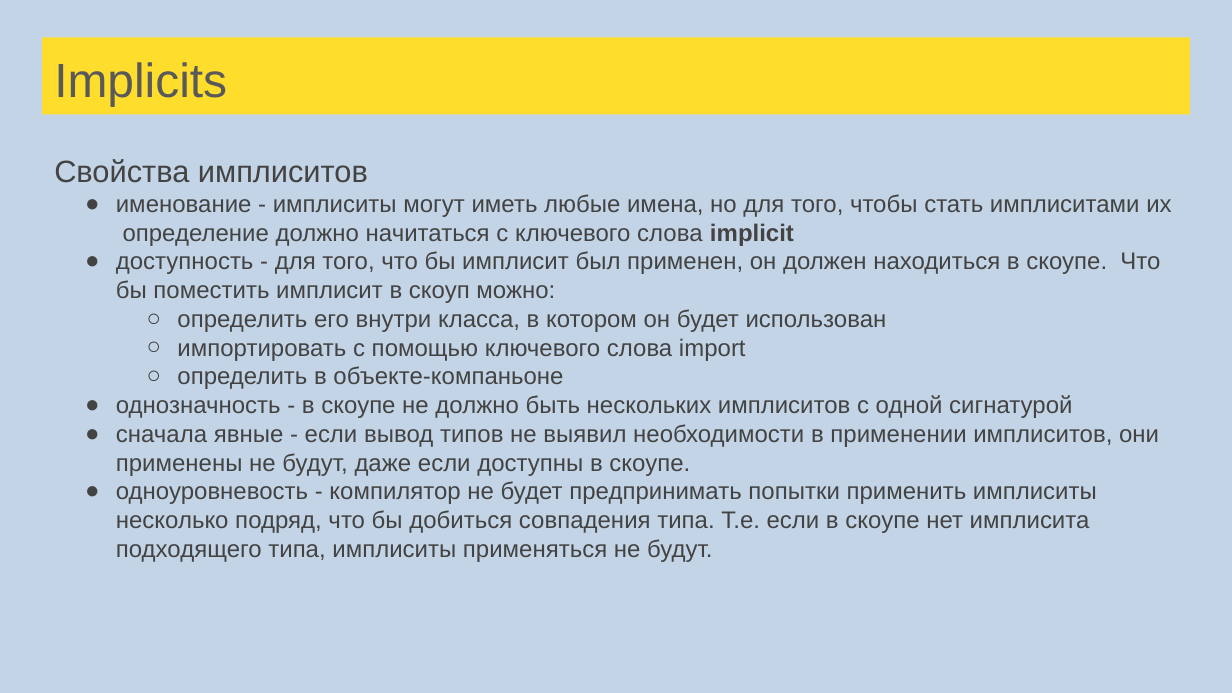
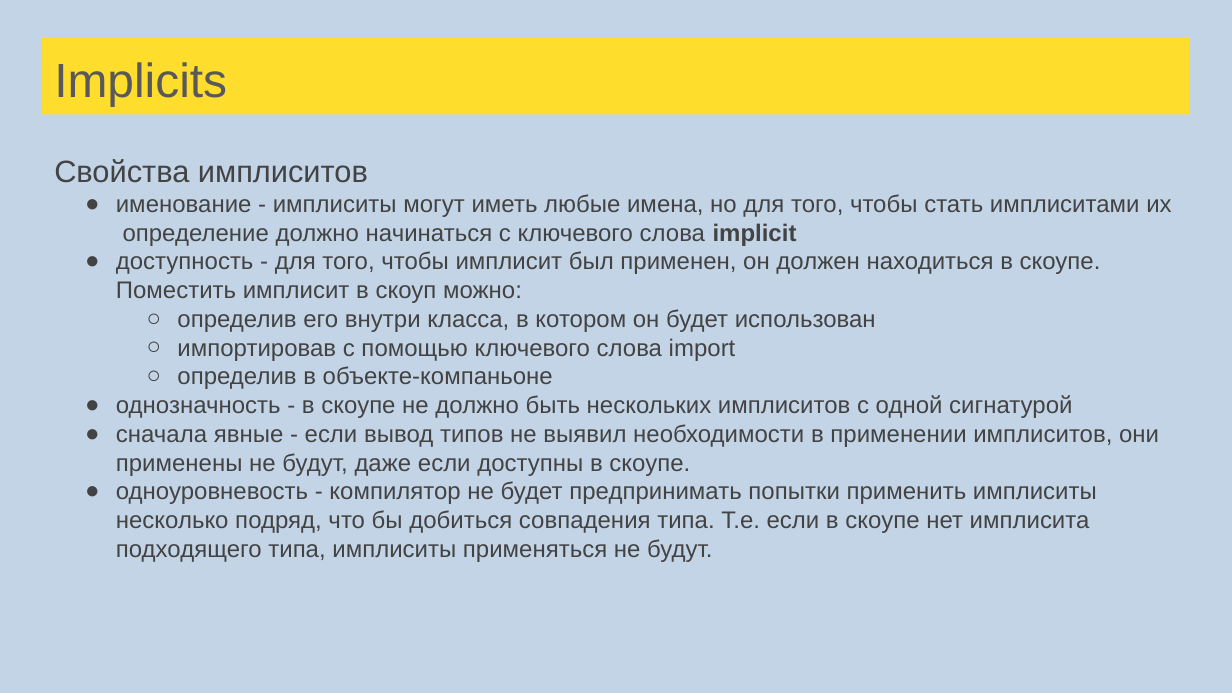
Before and after one commit to sergeypopov83/scala-school, a slide deck: slide 137 of src/main/resources/Лекции Scala для FinTech.pptx (slide 136 before the commit). Drawn at 1232x693 pixels with LibreOffice and Linux fonts; fonts in the diff are those of the drawing. Boxes give left, top, right and bottom in pixels: in the first picture for what was removed or moved away, otherwise in the second. Text is boxed around its words. In the diff, an @@ line names an element or a change of style, - is before the commit and + after.

```diff
--- a/src/main/resources/Лекции Scala для FinTech.pptx
+++ b/src/main/resources/Лекции Scala для FinTech.pptx
@@ text at box(116, 194, 1171, 389): text changed @@
-● именование - имплиситы могут иметь любые имена, но для того, чтобы стать имплиситами их определение должно начитаться с ключевого слова implicit
-● доступность - для того, что бы имплисит был применен, он должен находиться в скоупе. Что бы поместить имплисит в скоуп можно:
-  ○ определить его внутри класса, в котором он будет использован
-  ○ импортировать с помощью ключевого слова import
-  ○ определить в объекте-компаньоне
+● именование - имплиситы могут иметь любые имена, но для того, чтобы стать имплиситами их определение должно начинаться с ключевого слова implicit
+● доступность - для того, чтобы имплисит был применен, он должен находиться в скоупе. Поместить имплисит в скоуп можно:
+  ○ определив его внутри класса, в котором он будет использован
+  ○ импортировав с помощью ключевого слова import
+  ○ определив в объекте-компаньоне
```
Also in this commit, not shown: 46 other slides changed, 5 slides added, 3 other files.
